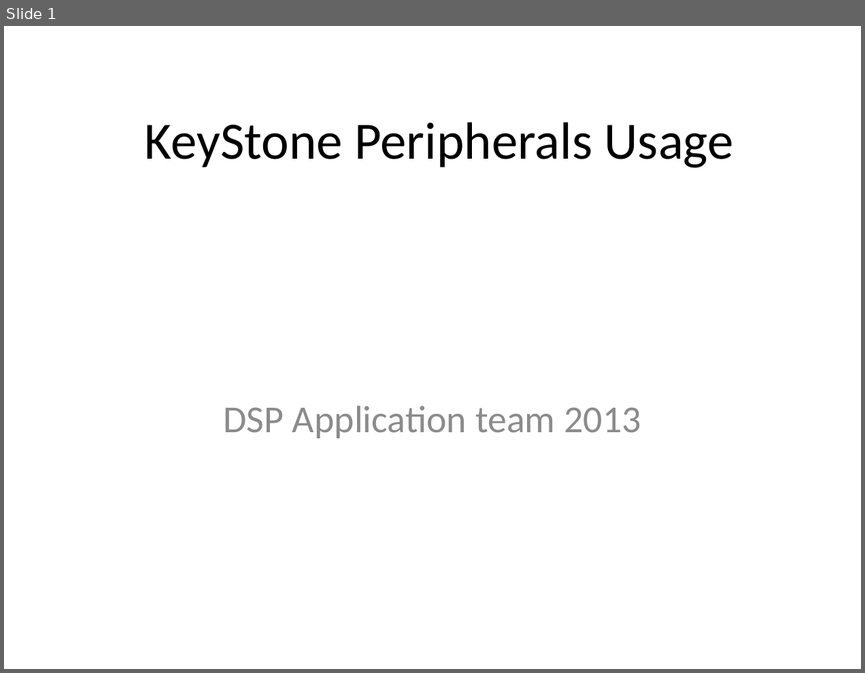
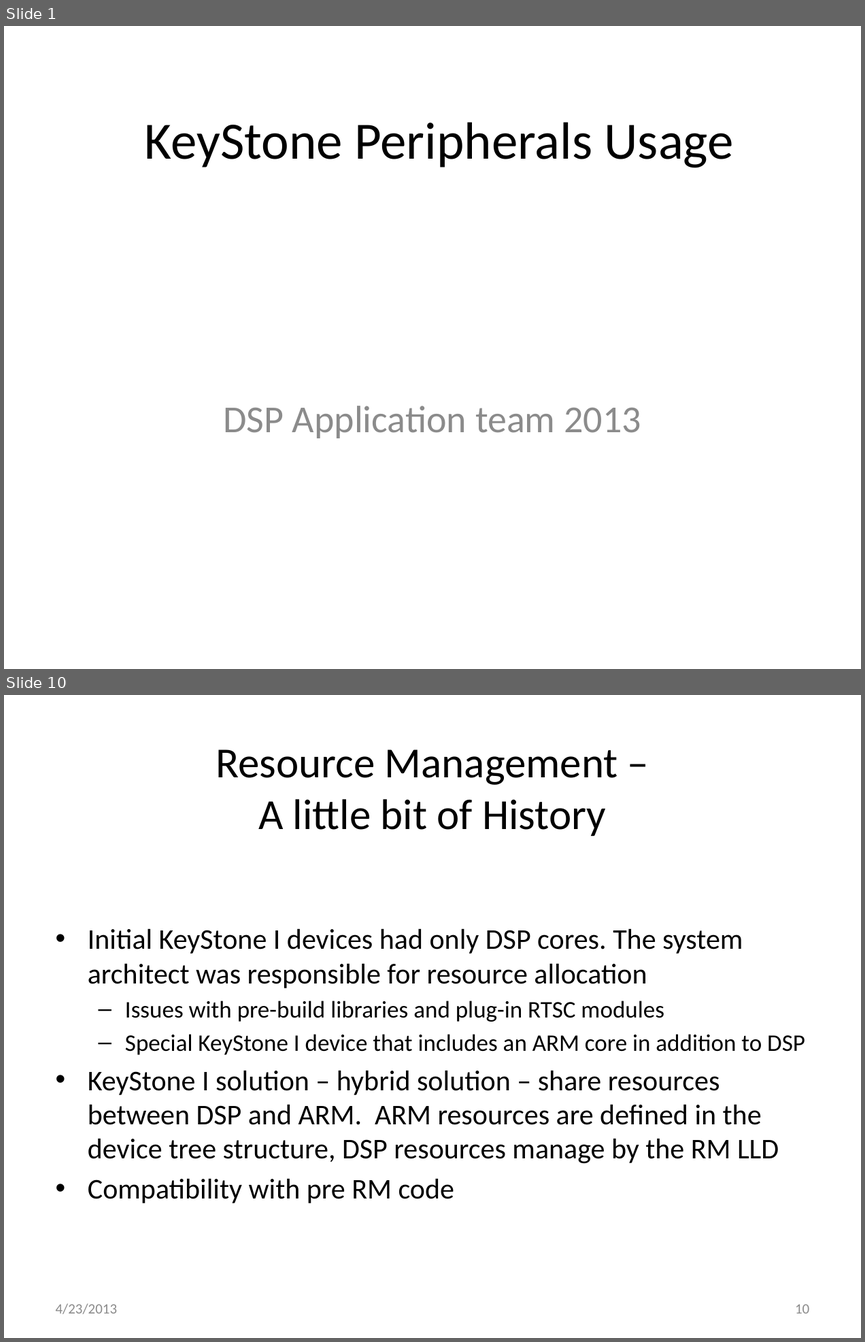
Before and after one commit to hari1989/keystone-workshop, a slide deck: preliminary/Working/presentations/KeyStone Peripherals Usage.pptx. Shown one above the other, each under a label of ours: slide 1 before the commit, slides 1 and 10 after it; the slides between them are not shown. The pictures are 865x673 and 865x1342 pixels, drawn with LibreOffice and Linux fonts; fonts in the diff are those of the drawing. Boxes give left, top, right and bottom in pixels: in the first picture for what was removed or moved away, otherwise in the second. Text is boxed around its words. In the diff, an @@ line names an element or a change of style, - is before the commit and + after.

Commit message:
Initial release before the mock

```diff
--- a/preliminary/Working/presentations/KeyStone Peripherals Usage.pptx
+++ b/preliminary/Working/presentations/KeyStone Peripherals Usage.pptx
@@ slide 10 added at <box>4,695,861,1338</box>, background #FFFFFF @@
@@ title added at <box>215,749,618,836</box>, 36 pt, text #000000 @@
+Resource Management –
+A little bit of History
@@ text added at <box>88,928,805,1203</box>, 24 pt, text #000000 @@
+• Initial KeyStone I devices had only DSP cores. The system architect was responsible for resource allocation
+  – Issues with pre-build libraries and plug-in RTSC modules
+  – Special KeyStone I device that includes an ARM core in addition to DSP
+• KeyStone I solution – hybrid solution – share resources between DSP and ARM. ARM resources are defined in the device tree structure, DSP resources manage by the RM LLD
+• Compatibility with pre RM code
@@ text added at <box>56,1303,118,1314</box>, 12 pt, text #8C8C8C @@
+4/23/2013
@@ page number added at <box>795,1304,809,1313</box>, 12 pt, text #8C8C8C @@
+10
```
Also in this commit, not shown: 1 slide changed, 86 other slides added.
